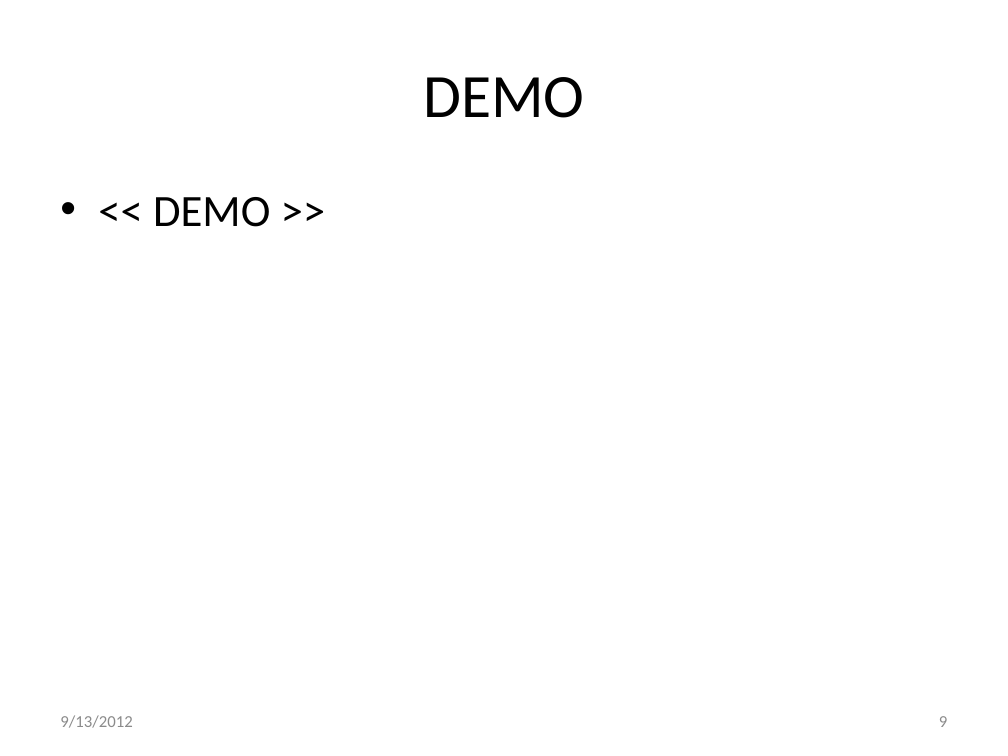
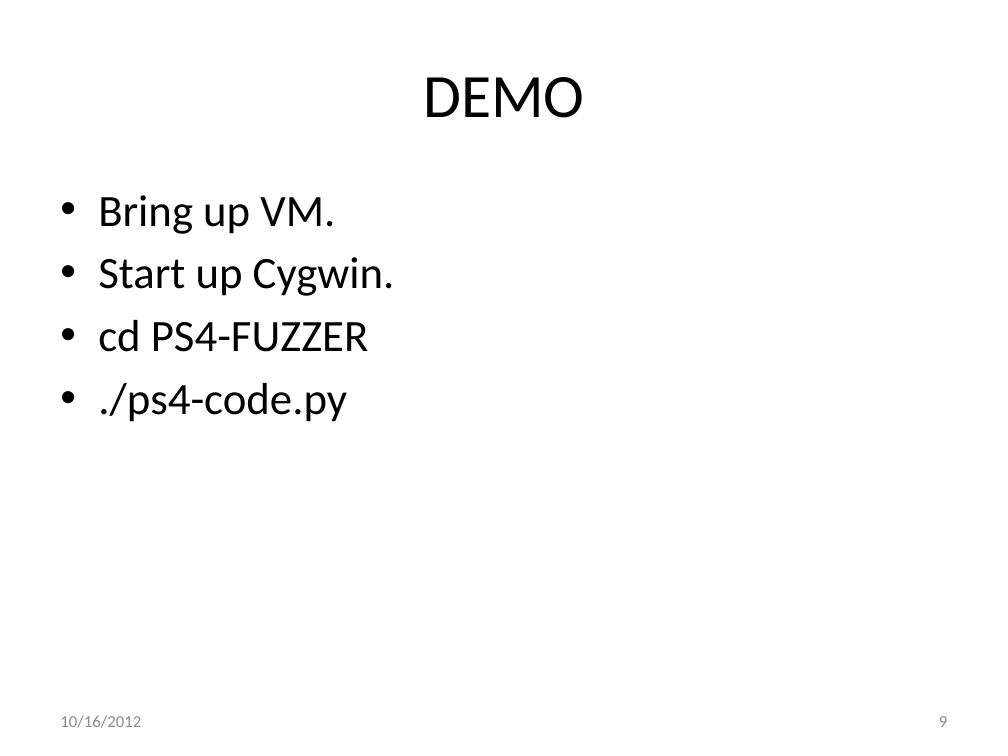
Before and after one commit to jasnow/PS4-FUZZER, a slide deck: slide 9 of fuzz-testing-experience.pptx. Drawn at 1008x756 pixels with LibreOffice and Linux fonts; fonts in the diff are those of the drawing. Boxes give left, top, right and bottom in pixels: in the first picture for what was removed or moved away, otherwise in the second. Text is boxed around its words. In the diff, an @@ line names an element or a change of style, - is before the commit and + after.

```diff
--- a/fuzz-testing-experience.pptx
+++ b/fuzz-testing-experience.pptx
@@ text at <box>98,195,395,422</box>: text changed @@
-• << DEMO >>
+• Bring up VM.
+• Start up Cygwin.
+• cd PS4-FUZZER
+• ./ps4-code.py
@@ text at <box>60,715,141,728</box>: text changed @@
-9/13/2012
+10/16/2012
```
Also in this commit, not shown: 11 other slides changed.
